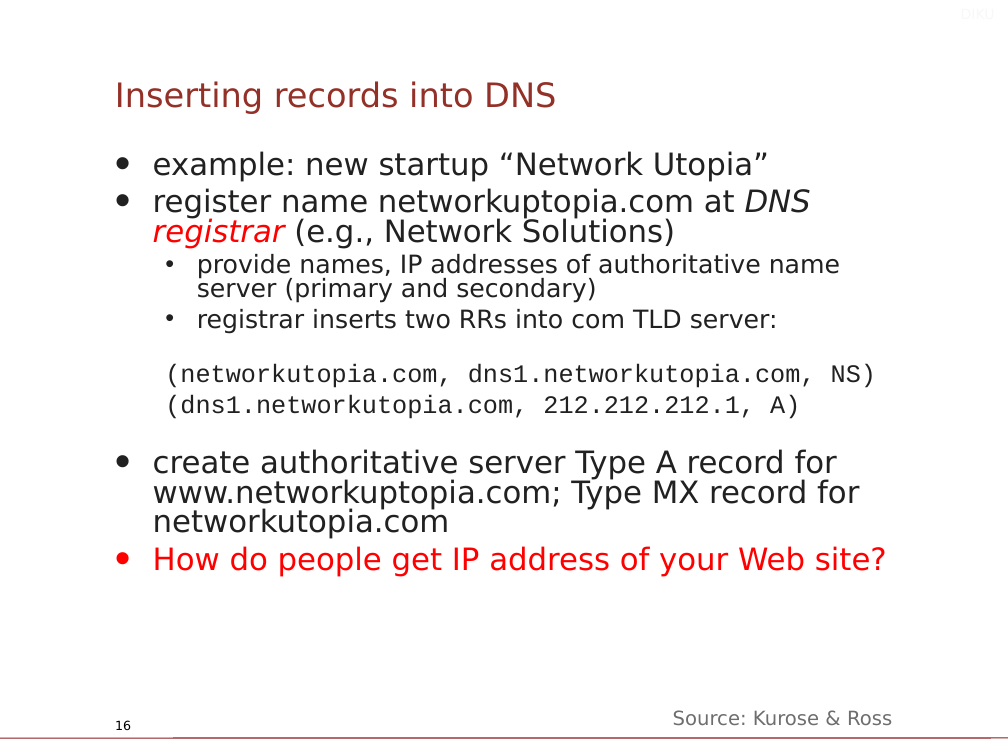
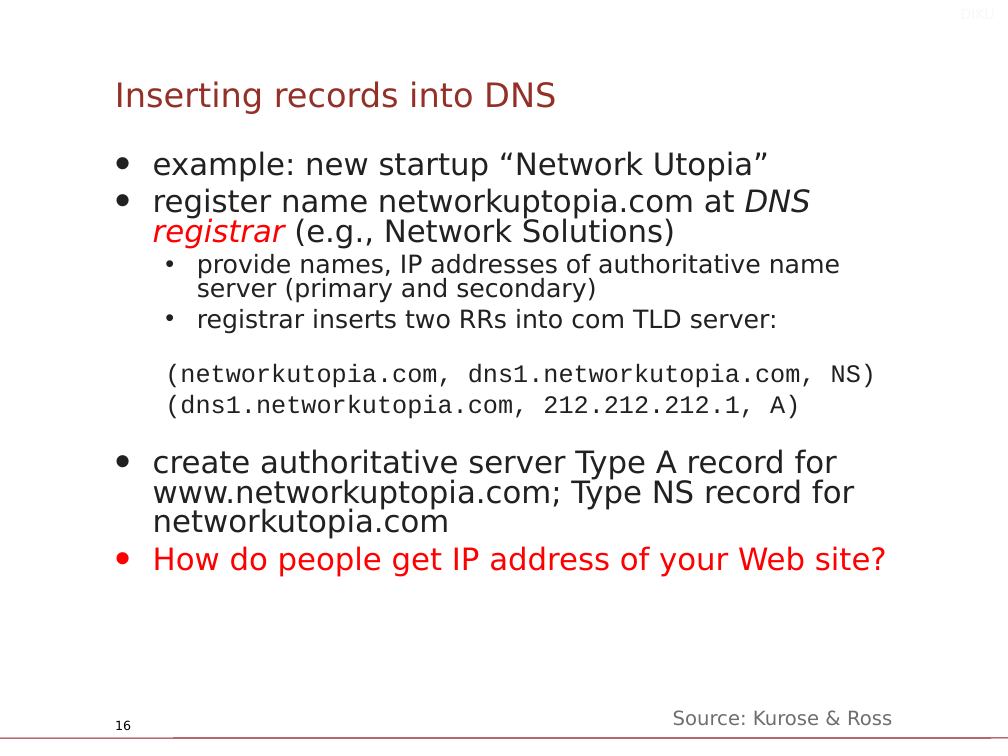
Before and after one commit to diku-compSys/compSys-e2021-pub, a slide deck: slide 16 of lectures/211108_dns_bittorrent_udp/lecture-4.odp. Drawn at 1008x756 pixels with LibreOffice and Linux fonts; fonts in the diff are those of the drawing; background and template pictures are left out. Boxes give left, top, right and bottom in pixels: in the first picture for what was removed or moved away, otherwise in the second. Text is boxed around its words. In the diff, an @@ line names an element or a change of style, - is before the commit and + after.

```diff
--- a/lectures/211108_dns_bittorrent_udp/lecture-4.odp
+++ b/lectures/211108_dns_bittorrent_udp/lecture-4.odp
@@ text at bbox=[153, 449, 854, 539]: text changed @@
-• create authoritative server Type A record for www.networkuptopia.com; Type MX record for networkutopia.com
+• create authoritative server Type A record for www.networkuptopia.com; Type NS record for networkutopia.com
```
Also in this commit, not shown: 3 other slides changed, 1 slide removed, 1 other file.
